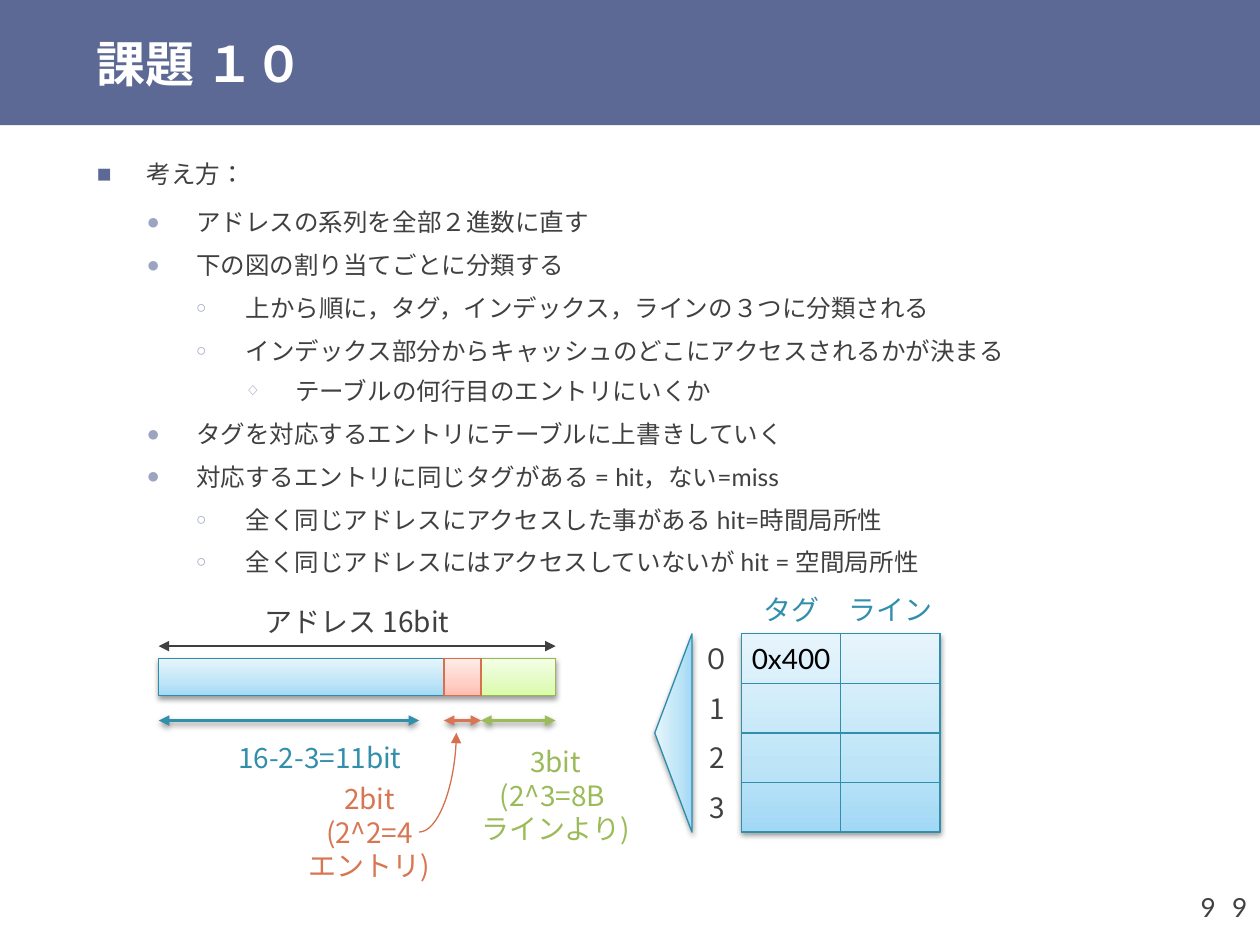
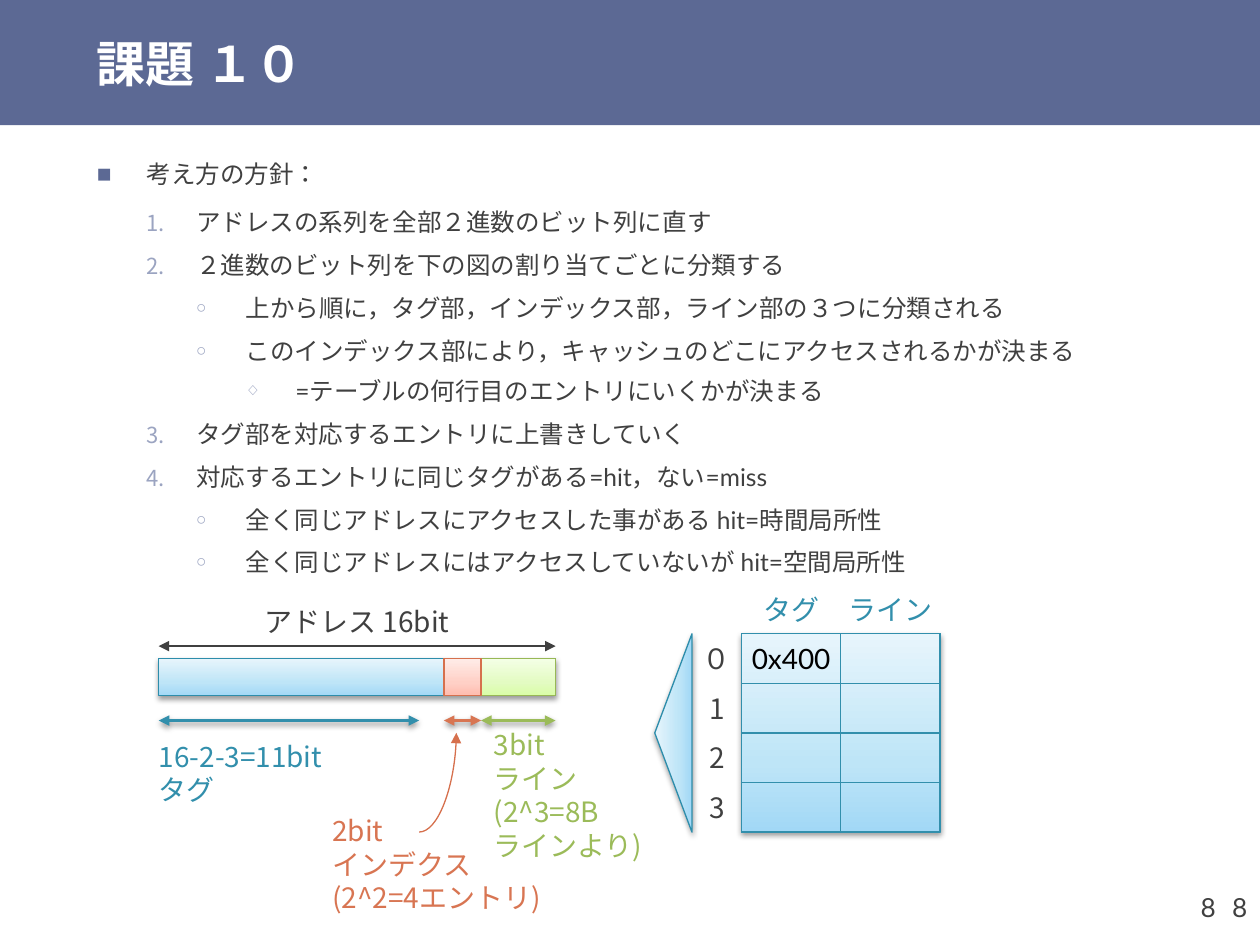
Before and after one commit to shioyadan/otya-computer-architecture-i, a slide deck: slide 8 of cai-shioya-11.pptx (slide 9 before the commit). Drawn at 1260x945 pixels with LibreOffice and Linux fonts; fonts in the diff are those of the drawing. Boxes give left, top, right and bottom in pixels: in the first picture for what was removed or moved away, otherwise in the second. Text is boxed around its words. In the diff, an @@ line names an element or a change of style, - is before the commit and + after.

```diff
--- a/cai-shioya-11.pptx
+++ b/cai-shioya-11.pptx
@@ text at <box>147,162,1076,489</box>: text changed @@
-■ 考え方：
-  ● アドレスの系列を全部２進数に直す
-  ● 下の図の割り当てごとに分類する
-    ○ 上から順に，タグ，インデックス，ラインの３つに分類される
-    ○ インデックス部分からキャッシュのどこにアクセスされるかが決まる
-      ◇ テーブルの何行目のエントリにいくか
-  ● タグを対応するエントリにテーブルに上書きしていく
-  ● 対応するエントリに同じタグがある = hit，ない=miss
+■ 考え方の方針：
+  1. アドレスの系列を全部２進数のビット列に直す
+  2. ２進数のビット列を下の図の割り当てごとに分類する
+    ○ 上から順に，タグ部，インデックス部，ライン部の３つに分類される
+    ○ このインデックス部により，キャッシュのどこにアクセスされるかが決まる
+      ◇ =テーブルの何行目のエントリにいくかが決まる
+  3. タグ部を対応するエントリに上書きしていく
+  4. 対応するエントリに同じタグがある=hit，ない=miss
@@ text at <box>246,550,906,573</box>: spaces changed @@
-    ○ 全く同じアドレスにはアクセスしていないが hit = 空間局所性
+    ○ 全く同じアドレスにはアクセスしていないが hit=空間局所性
@@ text "16-2-3=11bit": place and size @@
-text "16-2-3=11bit" at <box>238,745,401,769</box>
+text "16-2-3=11bit" at <box>159,744,322,802</box>
@@ text "16-2-3=11bit" at <box>159,744,322,802</box>: vertical alignment middle to top @@
@@ text at <box>159,744,322,768</box>: alignment centre to left @@
@@ text "3bit ライン": place and size @@
-text "3bit ライン" at <box>481,749,630,845</box>
+text "3bit ライン" at <box>494,732,643,862</box>
@@ text at <box>494,732,578,790</box>: text changed @@
-3bit
+3bit
+ライン
@@ text at <box>159,776,215,802</box>: paragraph added @@
+タグ
@@ text "2bit インデクス" at <box>333,818,541,914</box>: vertical alignment middle to top @@
@@ text at <box>494,799,643,862</box>: alignment centre to left @@
@@ text at <box>333,818,541,914</box>: text changed @@
-2bit
-(2^2=4
-エントリ)
+2bit
+インデクス
+(2^2=4エントリ)
@@ page number at <box>1201,898,1216,917</box>: text changed @@
-9
+8
@@ page number at <box>1232,898,1247,917</box>: text changed @@
-9
+8
```
Also in this commit, not shown: 28 other slides changed, 3 slides added, 15 slides removed, 1 other file.
